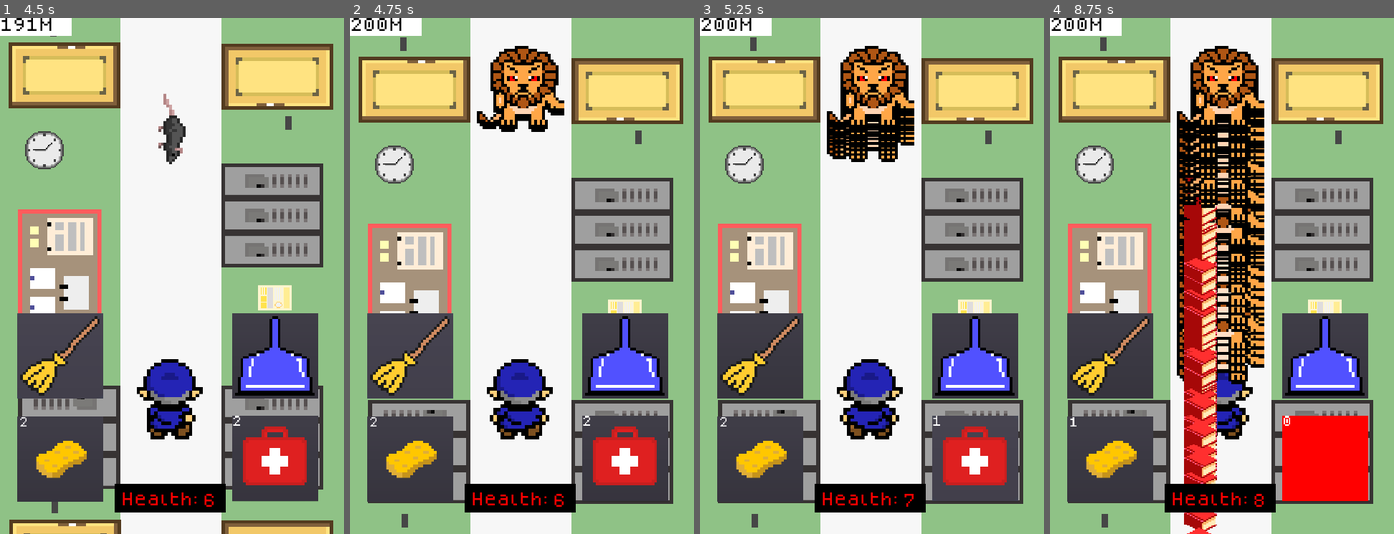
Above: before the commit, frames 1-4 (left to right).
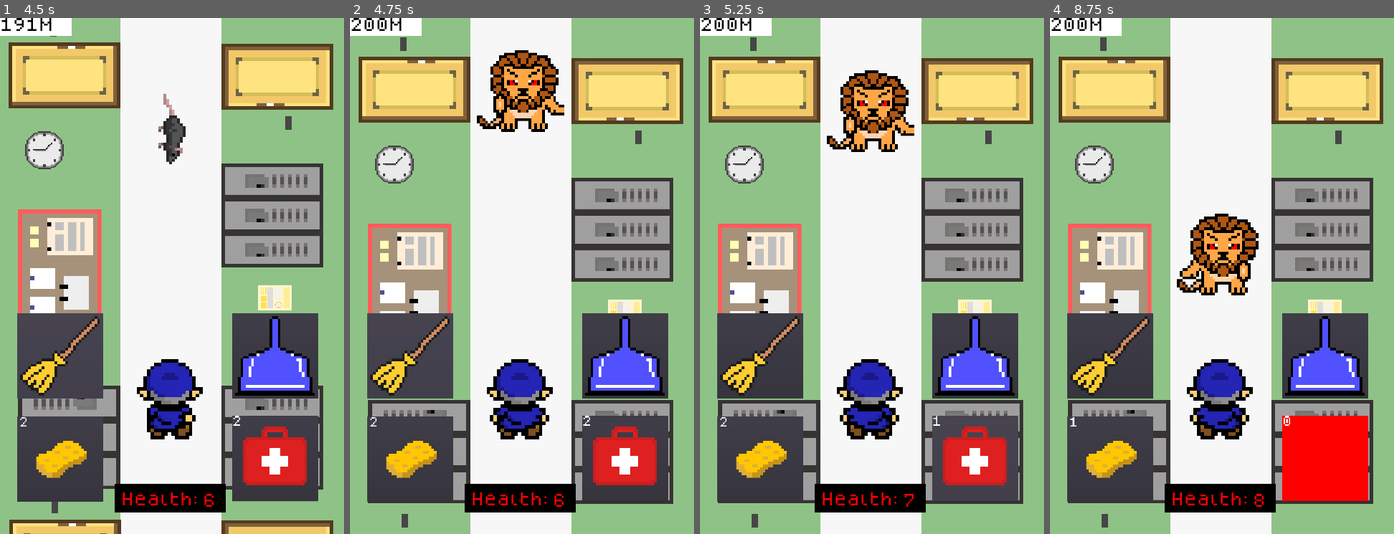
Above: after the commit, the same moments.

Repository: TheBroham7/Project-Sweep
Game: Godot game, scene res://scenes/title_screen.tscn
The game is run twice, just before and just after one commit, with the same random seed, the same clock (stepped at 60 frames per second) and the same inputs.
Inputs (mouse positions are in pixels of both pictures, inside the frame that each line leads up to):
- Up to frame 1 (4.5 s): click "Click to Start" at 0.5 s; click "NEW GAME" at 1.25 s; click (275, 456) at 2 s; click (58, 456) at 2.75 s; click (275, 353) at 3.5 s; click (58, 353) at 4.25 s
- Up to frame 2 (4.75 s): no input
- Up to frame 3 (5.25 s): click (975, 456) at 5 s
- Up to frame 4 (8.75 s): click (1108, 456) at 5.75 s; click (1325, 353) at 6.5 s; click (1108, 353) at 7.25 s; click (1325, 456) at 8 s

Frame 1 is identical in both runs. In frame 2, 1.6% of the frame differs, in the area x 36-63%, y 5-22%; in frame 3, 3.6%; in frame 4, 17%, in the area x 36-63%, y 5-100%.
Error before the commit: Attempt to call function 'play' in base 'null instance' on a null instance. (res://scripts/player.gd:21)

Commit message:
Boss_spawning
fixed the boss spawning infinitely

Diff:
--- a/scenes/player.tscn
+++ b/scenes/player.tscn
@@ -13,7 +13,6 @@
 [ext_resource path="res://assets/music/weapon_swing.wav" type="AudioStream" id=11]
 [ext_resource path="res://assets/music/weapon_block.wav" type="AudioStream" id=12]
 [ext_resource path="res://assets/music/enemy_died.wav" type="AudioStream" id=14]
-[ext_resource path="res://assets/music/damage_dealt.wav" type="AudioStream" id=15]
 
 [sub_resource type="SpriteFrames" id=1]
 animations = [ {
@@ -69,6 +68,4 @@
 [node name="EnemyDied" type="AudioStreamPlayer" parent="."]
 stream = ExtResource( 14 )
 
-
 [connection signal="timeout" from="AnimationTimer" to="." method="_on_AnimationTimer_timeout"]
-[connection signal="timeout" from="ColorTimer" to="." method="_on_ColorTimer_timeout"]
--- a/scripts/HUD.gd
+++ b/scripts/HUD.gd
@@ -3,7 +3,7 @@
 signal boss_spawn
 signal stop_scroll
 
-var score_increase = true
+var distance_increase = true
 
 var distance = 0
 
@@ -17,11 +17,11 @@
 	$HealthBar/ColorRect/HealthNumber.text = str(health)
 
 func update_score():
-	if score_increase:
+	if distance_increase:
 		distance += 1
 
-	if distance == 200:
+	if distance == 200 and distance_increase == true:
 			emit_signal("boss_spawn")
 			emit_signal("stop_scroll")
-			score_increase = false
+			distance_increase = false
 	$ColorRect/Distance.text = str(distance) + "M"
